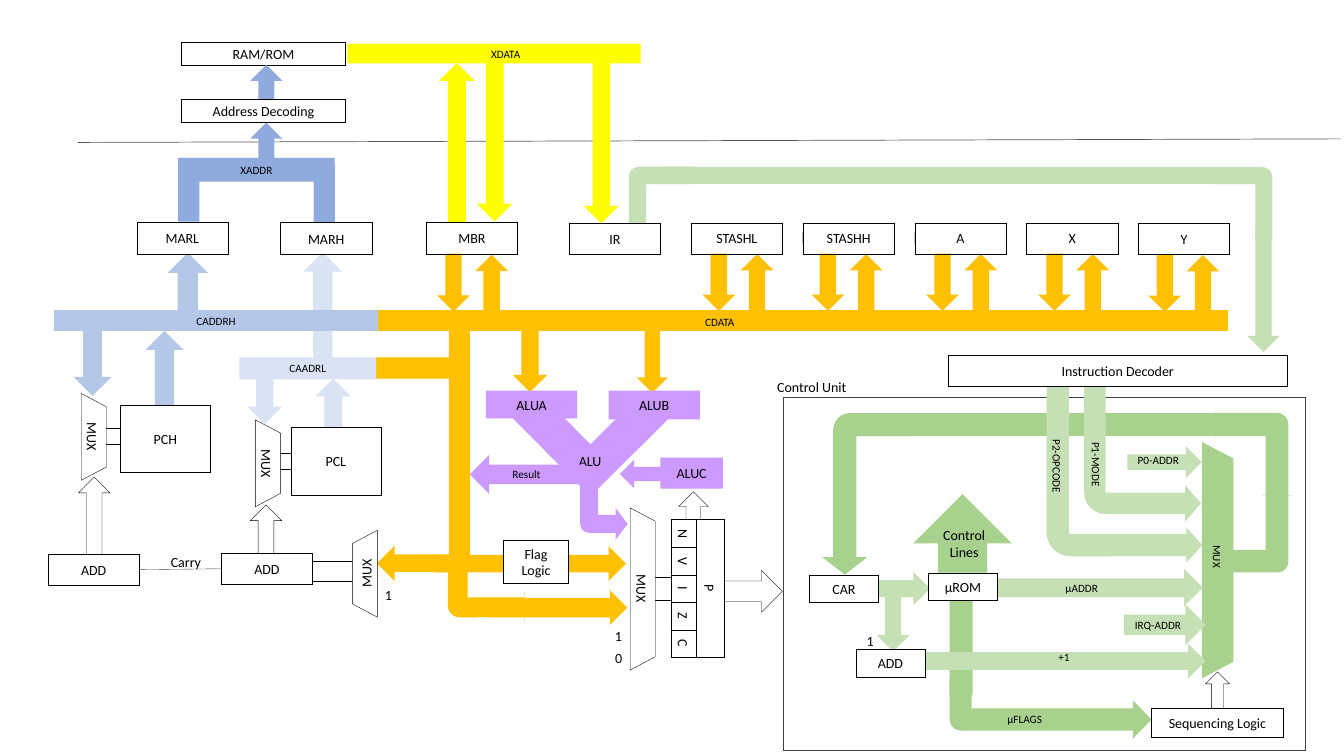
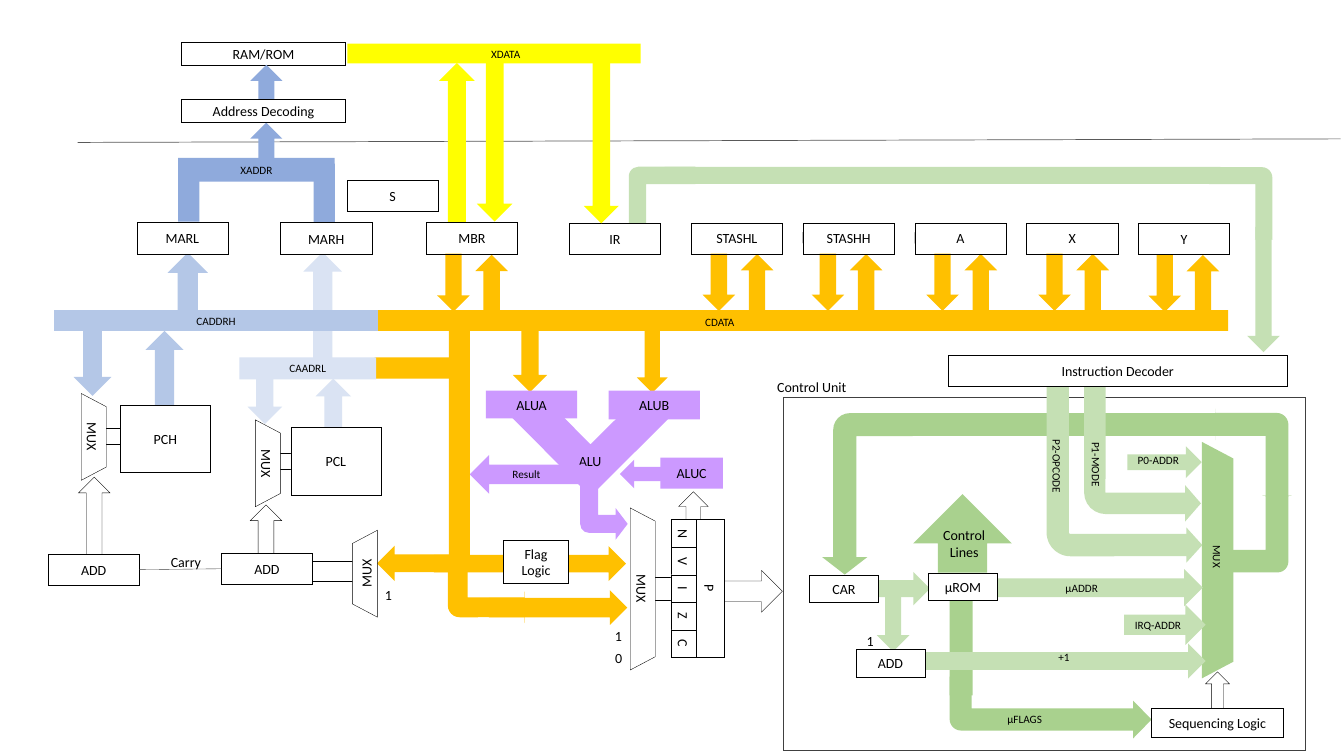
Before and after one commit to skagra/diy-cpu, a slide deck: slide 1 of docs/architecture/overview.pptx. Drawn at 1344x756 pixels with LibreOffice and Linux fonts; fonts in the diff are those of the drawing. Boxes give left, top, right and bottom in pixels: in the first picture for what was removed or moved away, otherwise in the second. Text is boxed around its words. In the diff, an @@ line names an element or a change of style, - is before the commit and + after.

```diff
--- a/docs/architecture/overview.pptx
+++ b/docs/architecture/overview.pptx
@@ rectangle added at [347,180,439,212], fill #FFFFFF, outline #000000 0.25 pt, 10 pt, text #000000 @@
+S
```
Also in this commit, not shown: 1 other file.
